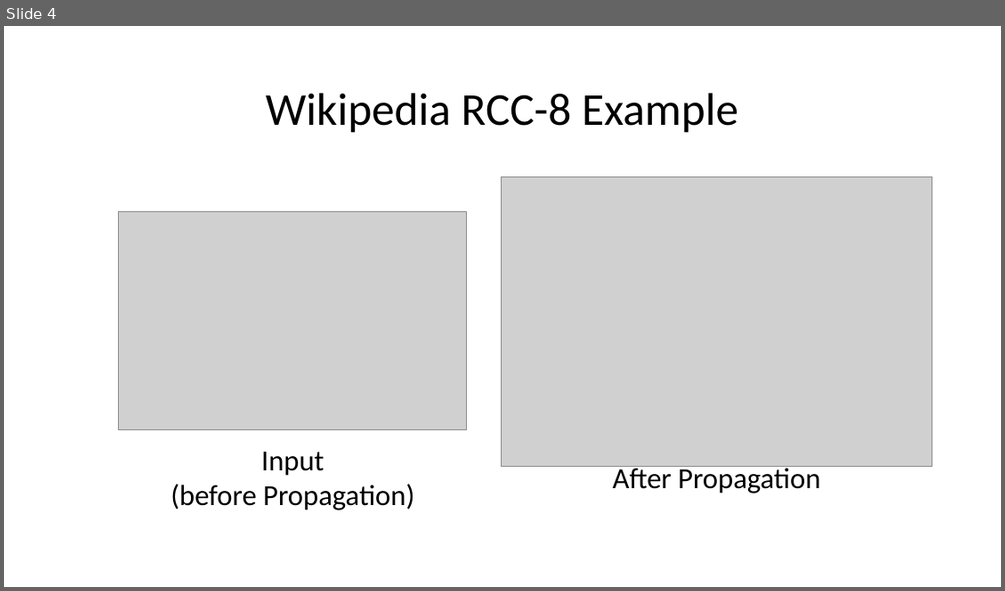
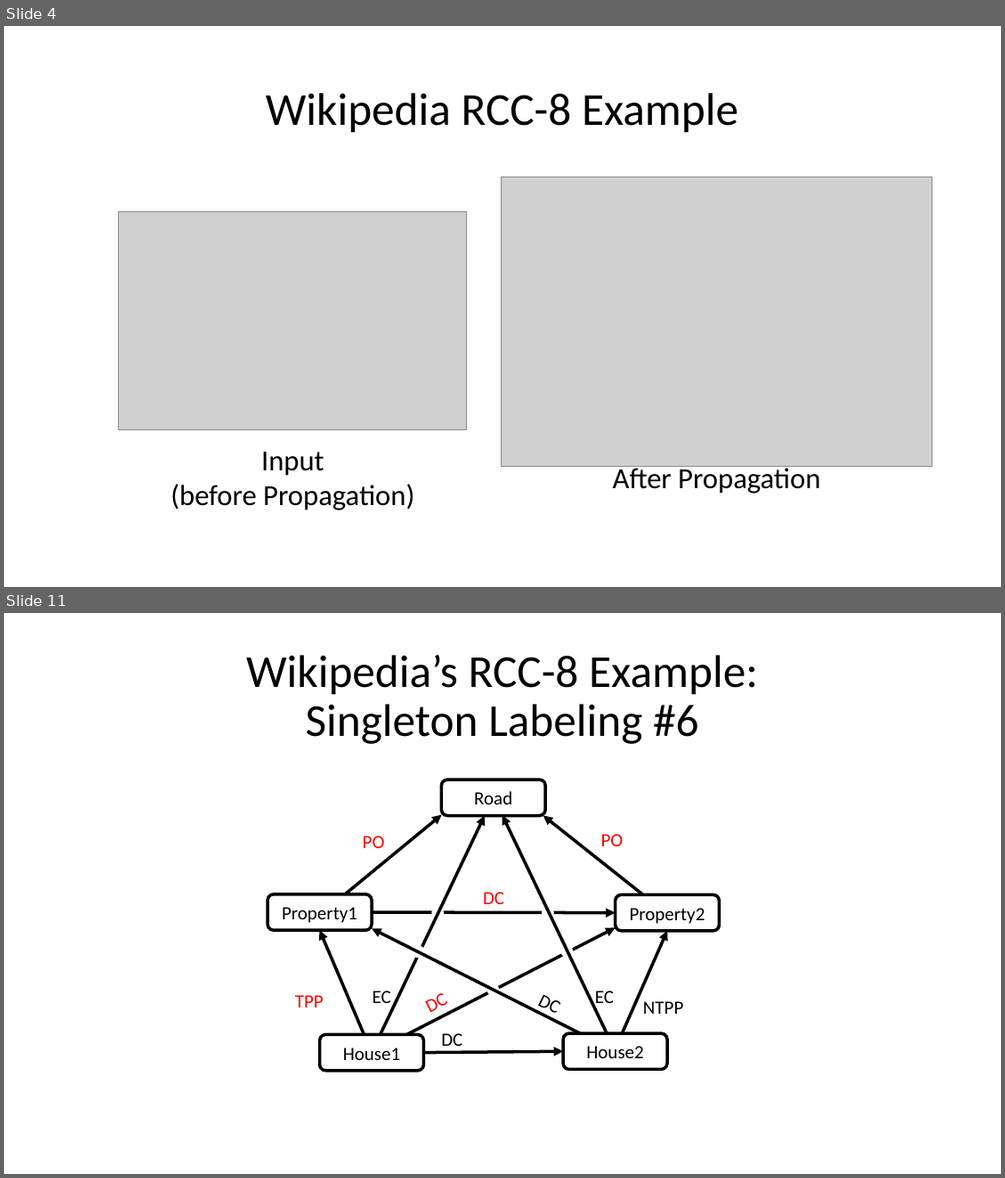
Before and after one commit to alreich/qualreas, a slide deck: Misc/wikipedia_rcc8_figure.pptx. Shown one above the other, each under a label of ours: slide 4 before the commit, slides 4 and 11 after it; the slides between them are not shown. The pictures are 1005x591 and 1005x1178 pixels, drawn with LibreOffice and Linux fonts; fonts in the diff are those of the drawing; grey boxes stand for pictures. Boxes give left, top, right and bottom in pixels: in the first picture for what was removed or moved away, otherwise in the second. Text is boxed around its words. In the diff, an @@ line names an element or a change of style, - is before the commit and + after.

Commit message:
Created figs for each singleton labeling

```diff
--- a/Misc/wikipedia_rcc8_figure.pptx
+++ b/Misc/wikipedia_rcc8_figure.pptx
@@ slide 11 added at bbox=[4, 613, 1001, 1174], background #FFFFFF @@
@@ title added at bbox=[246, 655, 758, 744], 44 pt, text #000000 @@
+Wikipedia’s RCC-8 Example:
+Singleton Labeling #6
@@ group added at bbox=[268, 779, 719, 1070]: 10 arrows, 10 texts, 5 rounded rectangles, 5 ellipses @@
+Road
+DC
+TPP
+DC
+EC
+DC
+NTPP
+EC
+DC
+PO
+PO
+Property1
+Property2
+House1
+House2
```
Also in this commit, not shown: 10 other slides added, 9 other files.
